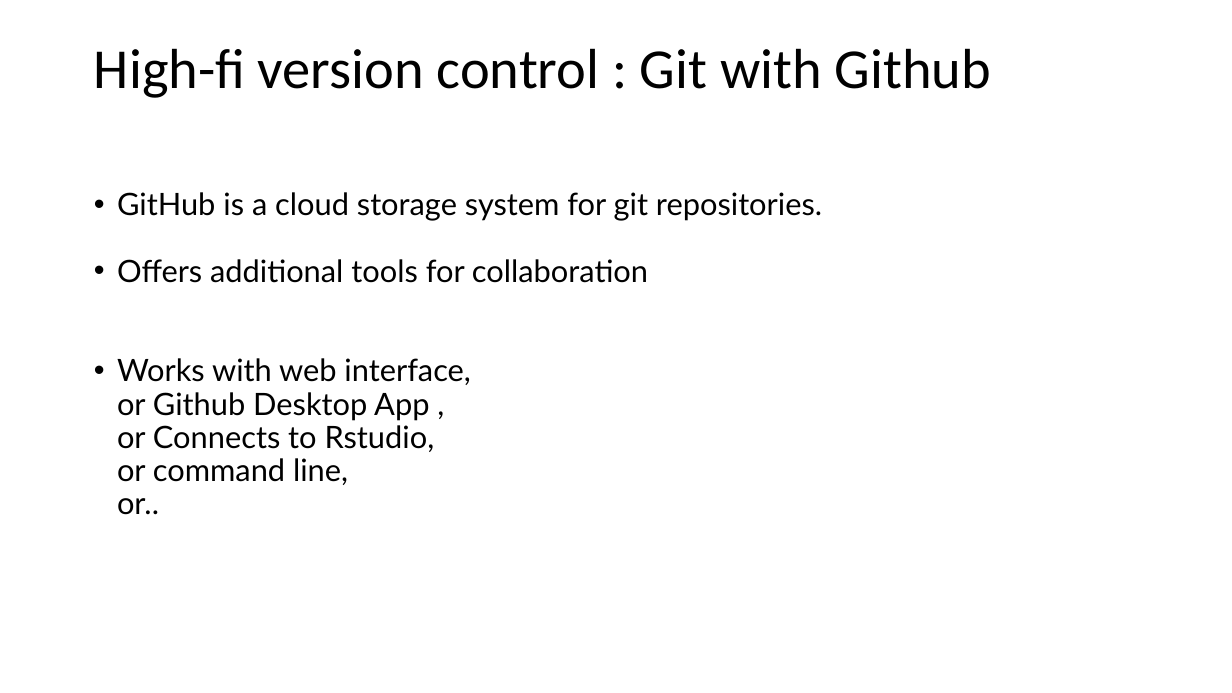
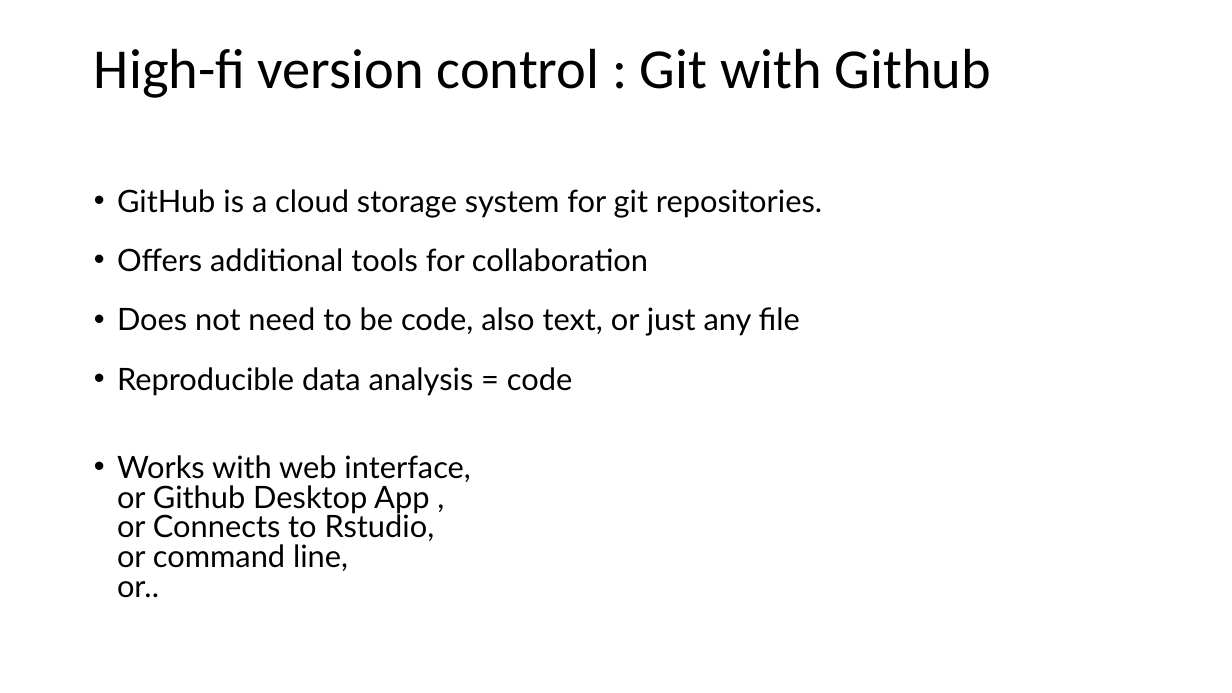
Before and after one commit to VHP4Safety/github_intro_training, a slide deck: slide 17 of powerpoints/github_part1.pptx. Drawn at 1232x693 pixels with LibreOffice and Linux fonts; fonts in the diff are those of the drawing. Boxes give left, top, right and bottom in pixels: in the first picture for what was removed or moved away, otherwise in the second. Text is boxed around its words. In the diff, an @@ line names an element or a change of style, - is before the commit and + after.

```diff
--- a/powerpoints/github_part1.pptx
+++ b/powerpoints/github_part1.pptx
@@ text at bbox=[117, 189, 822, 598]: line spacing 0.9 to 0.8 @@
@@ text at bbox=[117, 307, 800, 396]: paragraphs added @@
+• Does not need to be code, also text, or just any file
+• Reproducible data analysis = code
```
Also in this commit, not shown: 6 other slides changed, 1 slide removed, 8 other files.
